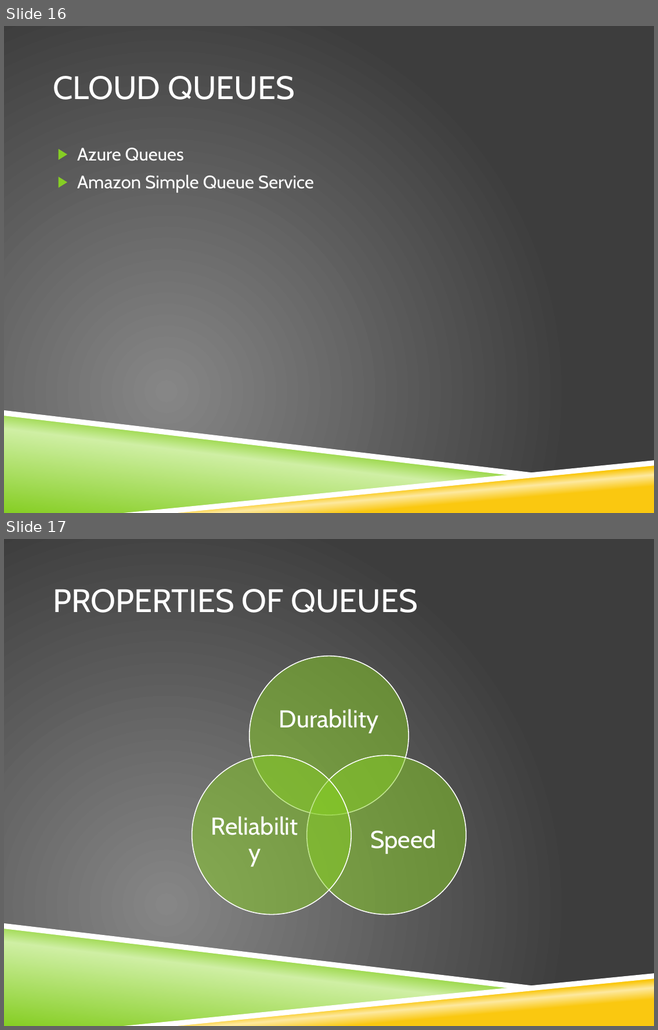
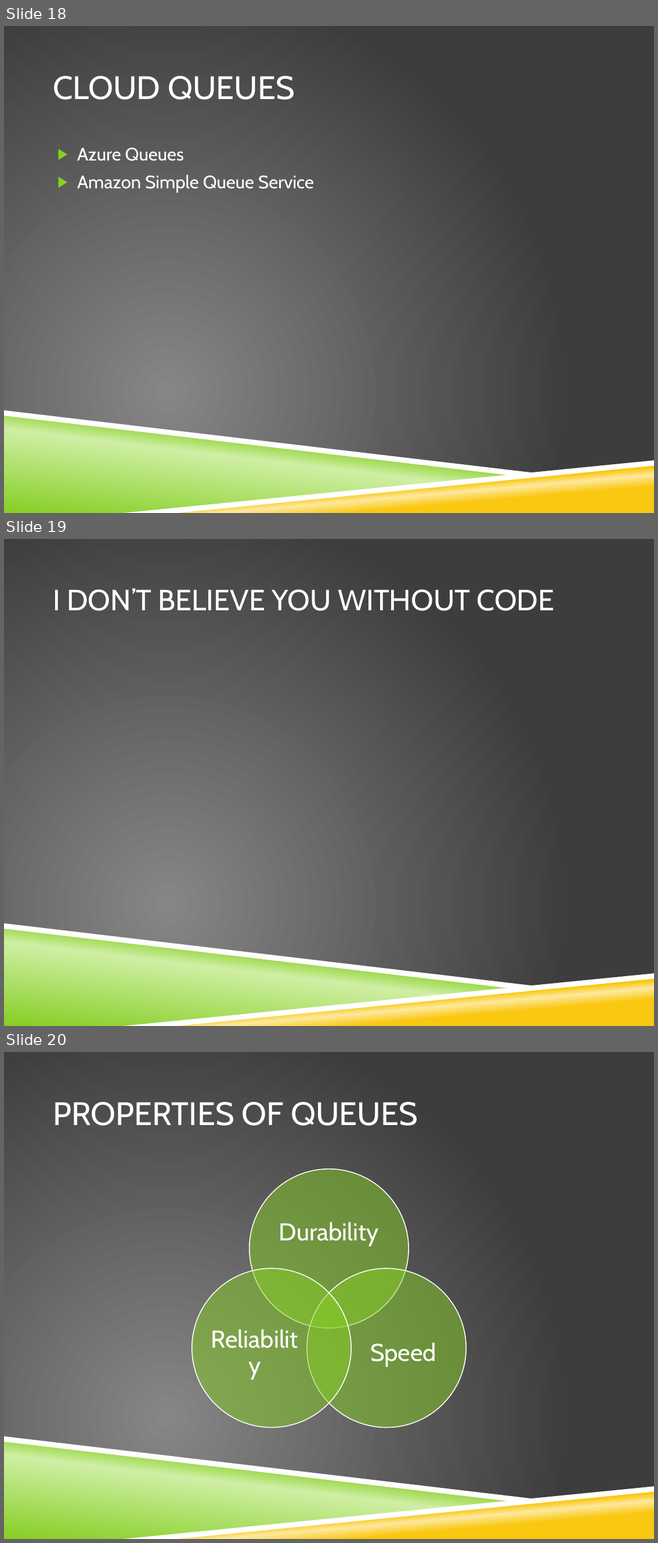
Before and after one commit to stimms/Queues, a slide deck: Queues and message based architecture.pptx. Shown one above the other, each under a label of ours: slides 16 and 17 before the commit, slides 18, 19 and 20 after it. The pictures are 658x1030 and 658x1543 pixels, drawn with LibreOffice and Linux fonts; fonts in the diff are those of the drawing; background and template pictures are left out. Boxes give left, top, right and bottom in pixels: in the first picture for what was removed or moved away, otherwise in the second. Text is boxed around its words. In the diff, an @@ line names an element or a change of style, - is before the commit and + after.

```diff
--- a/Queues and message based architecture.pptx
+++ b/Queues and message based architecture.pptx
@@ slide 19 added at (x1=4, y1=539, x2=654, y2=1026), background picture (left out); not listed: 4 template elements that a slide beside it also shows @@
@@ title added at (x1=53, y1=588, x2=554, y2=611), 32.4 pt, text #FFFFFF @@
+I DON’T BELIEVE YOU WITHOUT CODE
@@ what was slide 16 is now slide 18 @@
@@ what was slide 17 is now slide 20 @@
```
Also in this commit, not shown: 2 other slides added.
